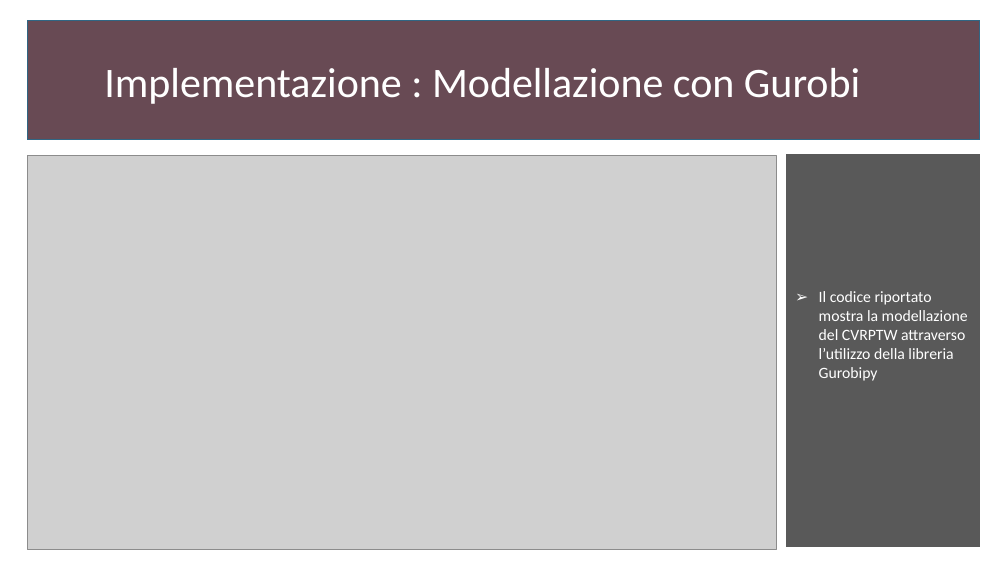
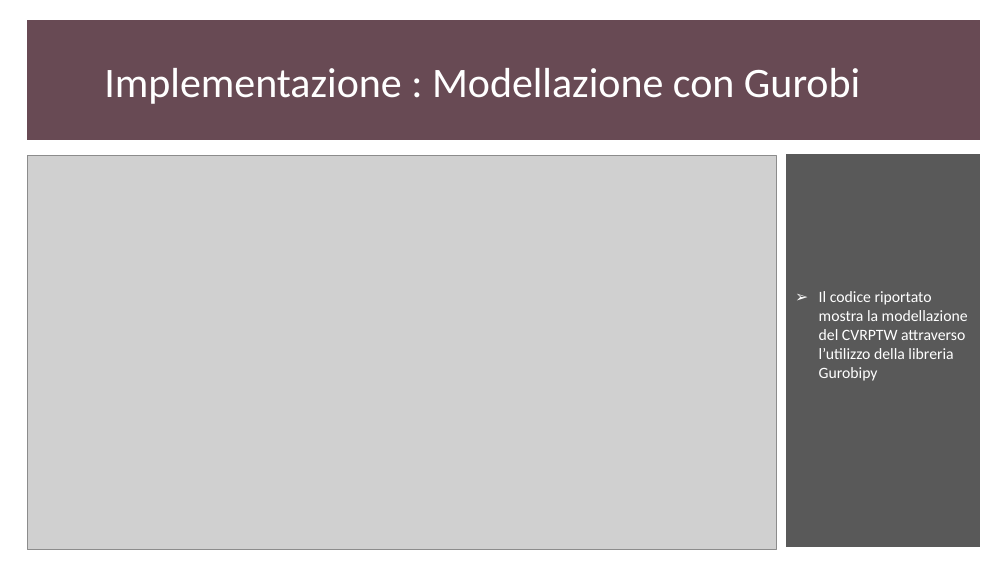
Before and after one commit to gdr-98/Greedy-heuristics-and-genetic-algorithm-for-a-CVRPTW-problem-resolution-, a slide deck: slide 27 of Elaborato.pptx (slide 26 before the commit). Drawn at 1008x567 pixels with LibreOffice and Linux fonts; fonts in the diff are those of the drawing; grey boxes stand for pictures. Boxes give left, top, right and bottom in pixels: in the first picture for what was removed or moved away, otherwise in the second. Text is boxed around its words. In the diff, an @@ line names an element or a change of style, - is before the commit and + after.

```diff
--- a/Elaborato.pptx
+++ b/Elaborato.pptx
@@ rectangle at bbox=[27, 20, 980, 140]: outline #306684 1 pt to #684A54 1 pt @@
```
Also in this commit, not shown: 8 other slides changed, 5 slides added.
